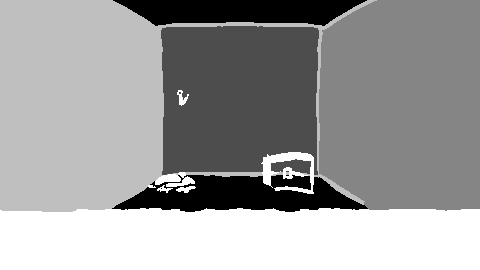
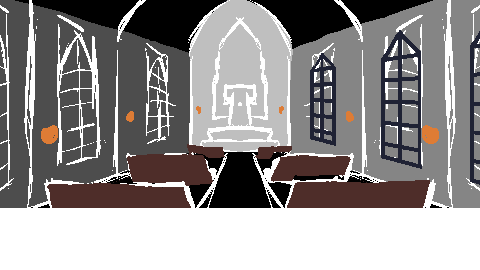
Comparing the layer stacks of the two 480x270 images. Changes:
hid group "graveyard_shed" (4 layers) over [0, 0, 480, 212]
hid "Paint Layer 40" over [128, 64, 320, 212]
painted on "Paint Layer 39" over [0, 0, 480, 212]
painted on "Paint Layer 38" over [0, 128, 448, 212]
added layer "Paint Layer 42" in group "Church" over [256, 0, 480, 192]
painted on "Background" (2nd of 2) over [0, 0, 480, 212]
